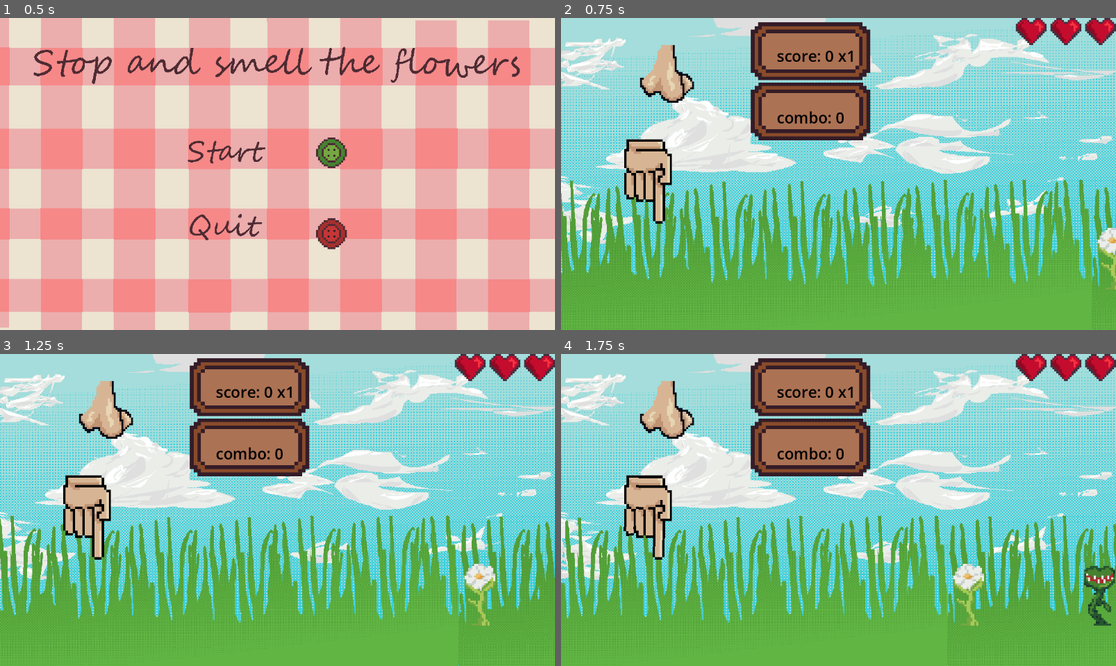
Above: before the commit, frames 1-4 (two rows, left to right).
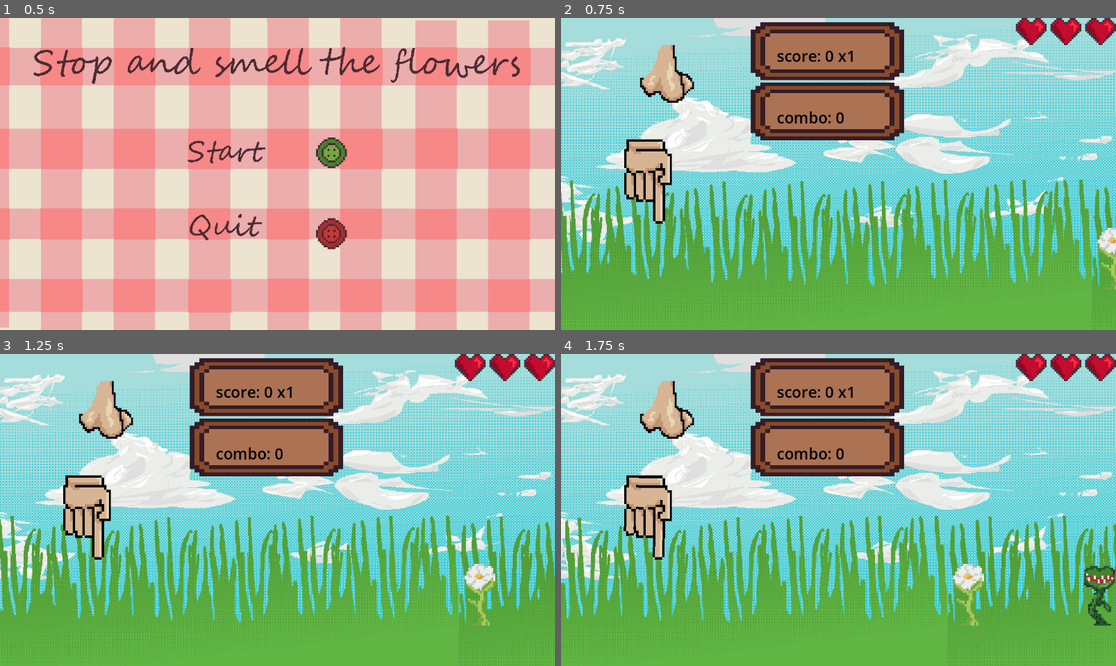
Above: after the commit, the same moments.

Repository: Lonely-Corner/SussexHackathon2026
Game: Godot game, scene res://Scenes/StartMenu.tscn
The game is run twice, just before and just after one commit, with the same random seed, the same clock (stepped at 60 frames per second) and the same inputs.
Inputs (mouse positions are in pixels of both pictures, inside the frame that each line leads up to):
- Up to frame 1 (0.5 s): no input
- Up to frame 2 (0.75 s): click (894, 152) at 0.5 s
- Up to frame 3 (1.25 s): no input
- Up to frame 4 (1.75 s): tap Enter (enter) at 1.25, 1.35 s

Frame 1 is identical in both runs. In frame 2, 3.3% of the frame differs, in the area x 34-62%, y 1-40%; in frame 3, 3.3%; in frame 4, 3.3%.

Commit message:
hotfix
Co-Authored-By: Immanuel Sounthonevichit <immansounthon@protonmail.com>

Diff:
--- a/Scenes/Main.tscn
+++ b/Scenes/Main.tscn
@@ -52,7 +52,7 @@
 texture_filter = 1
 offset_left = 394.09
 offset_top = 133.92
-offset_right = 642.08997
+offset_right = 712.0
 offset_bottom = 253.91998
 texture = ExtResource("4_grg3l")
 expand_mode = 1
@@ -61,7 +61,7 @@
 texture_filter = 1
 offset_left = 394.06
 offset_top = 8.955
-offset_right = 642.05994
+offset_right = 712.0
 offset_bottom = 128.95502
 texture = ExtResource("4_grg3l")
 expand_mode = 1
Not shown, added: export_presets.cfg
